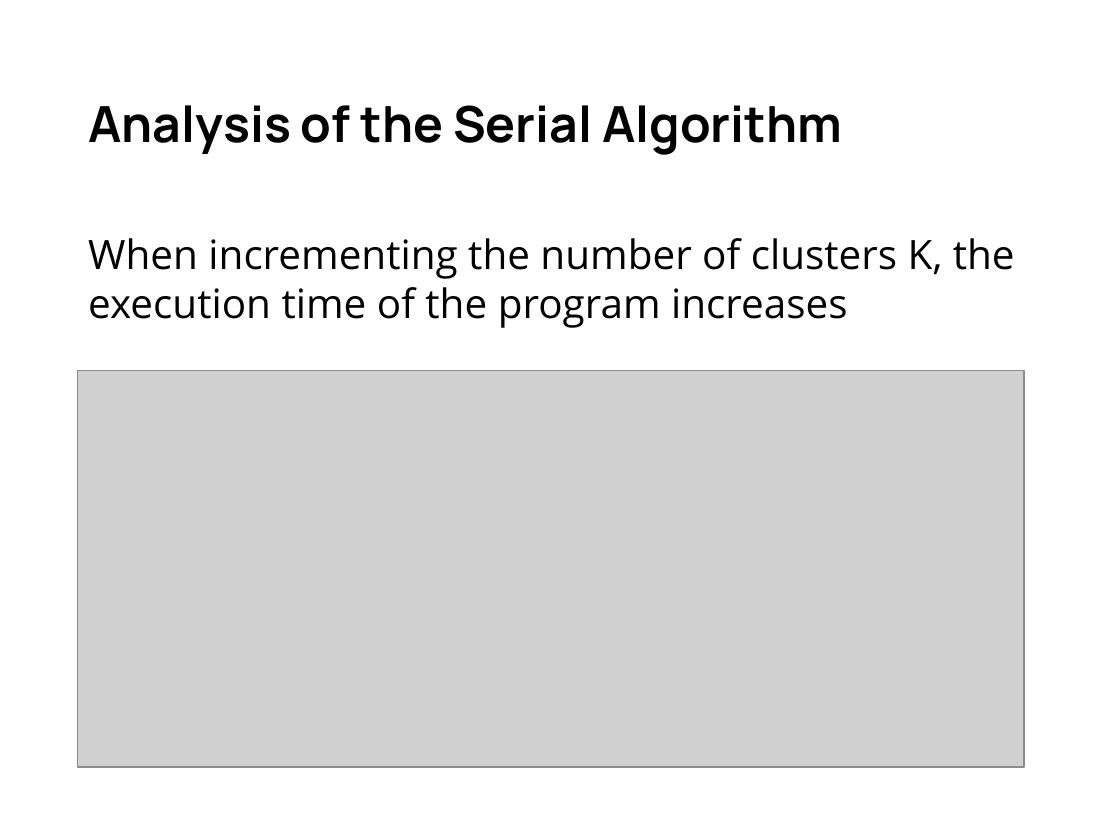
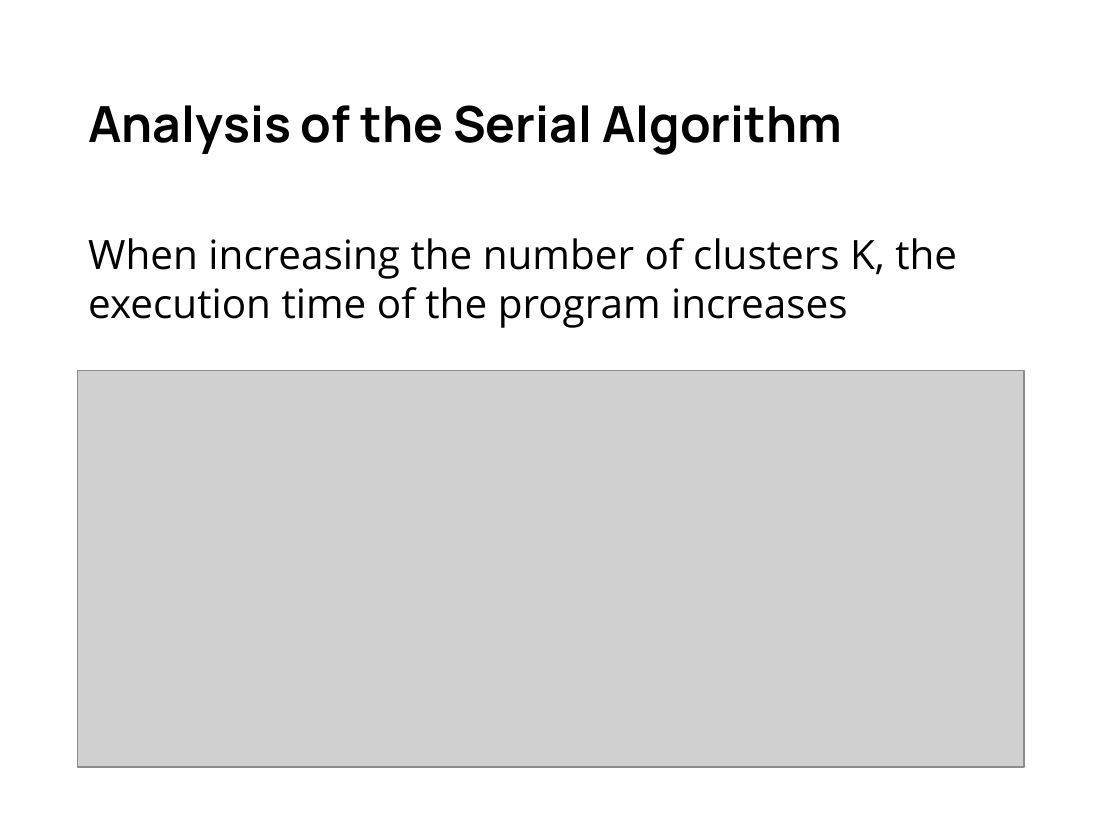
Before and after one commit to gabrielemirando/image-segmentation, a slide deck: slide 5 of docs/pres.pptx. Drawn at 1120x840 pixels with LibreOffice and Linux fonts; fonts in the diff are those of the drawing; grey boxes stand for pictures; background and template pictures are left out. Boxes give left, top, right and bottom in pixels: in the first picture for what was removed or moved away, otherwise in the second. Text is boxed around its words. In the diff, an @@ line names an element or a change of style, - is before the commit and + after.

```diff
--- a/docs/pres.pptx
+++ b/docs/pres.pptx
@@ text at (x1=88, y1=238, x2=957, y2=328): text changed @@
-When incrementing the number of clusters K, the execution time of the program increases
+When increasing the number of clusters K, the execution time of the program increases
```
Also in this commit, not shown: 8 other slides changed.
